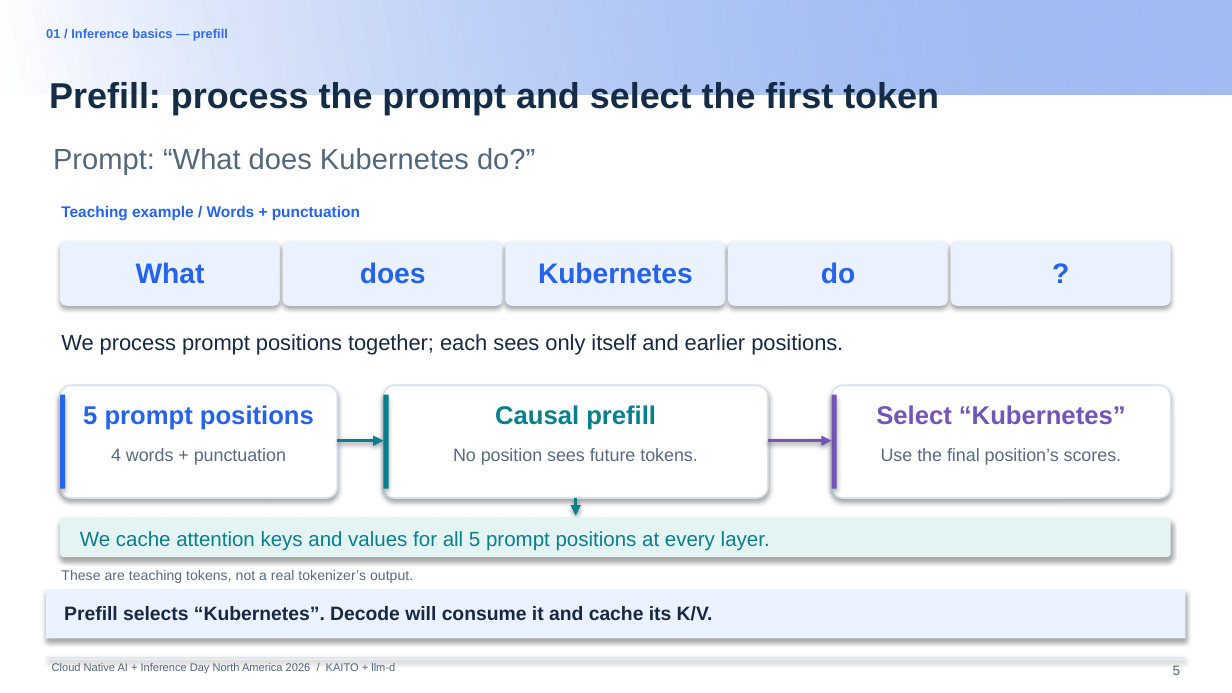
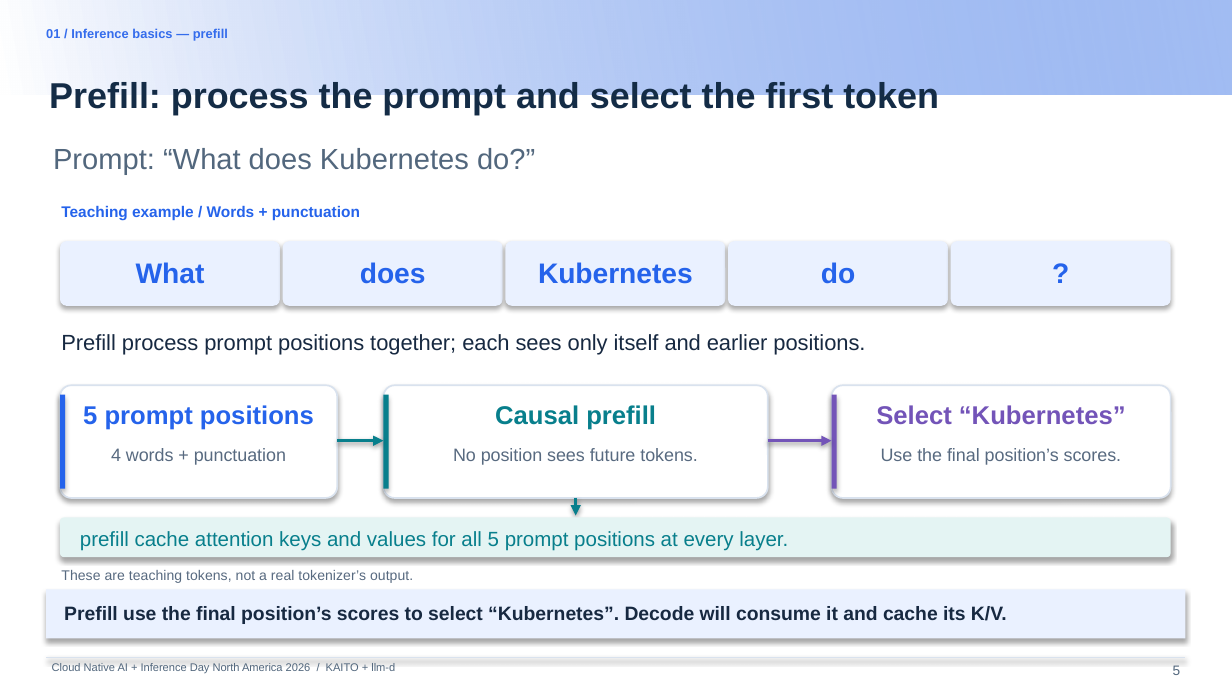
Before and after one commit to andyzhangx/demo, a slide deck: slide 5 of llm/pd-disaggregation/kubecon-na-2026-pd-disaggregation-kaito-llmd.pptx. Drawn at 1232x693 pixels with LibreOffice and Linux fonts; fonts in the diff are those of the drawing; background and template pictures are left out. Boxes give left, top, right and bottom in pixels: in the first picture for what was removed or moved away, otherwise in the second. Text is boxed around its words. In the diff, an @@ line names an element or a change of style, - is before the commit and + after.

```diff
--- a/llm/pd-disaggregation/kubecon-na-2026-pd-disaggregation-kaito-llmd.pptx
+++ b/llm/pd-disaggregation/kubecon-na-2026-pd-disaggregation-kaito-llmd.pptx
@@ text at (61,334,865,354): text changed @@
-We process prompt positions together; each sees only itself and earlier positions.
+Prefill process prompt positions together; each sees only itself and earlier positions.
@@ text at (80,531,788,551): text changed @@
-We cache attention keys and values for all 5 prompt positions at every layer.
+prefill cache attention keys and values for all 5 prompt positions at every layer.
@@ text at (64,606,1007,624): text changed @@
-Prefill selects “Kubernetes”. Decode will consume it and cache its K/V.
+Prefill use the final position’s scores to select “Kubernetes”. Decode will consume it and cache its K/V.
```
Also in this commit, not shown: 16 other slides changed, 3 slides added, 1 slide removed.
